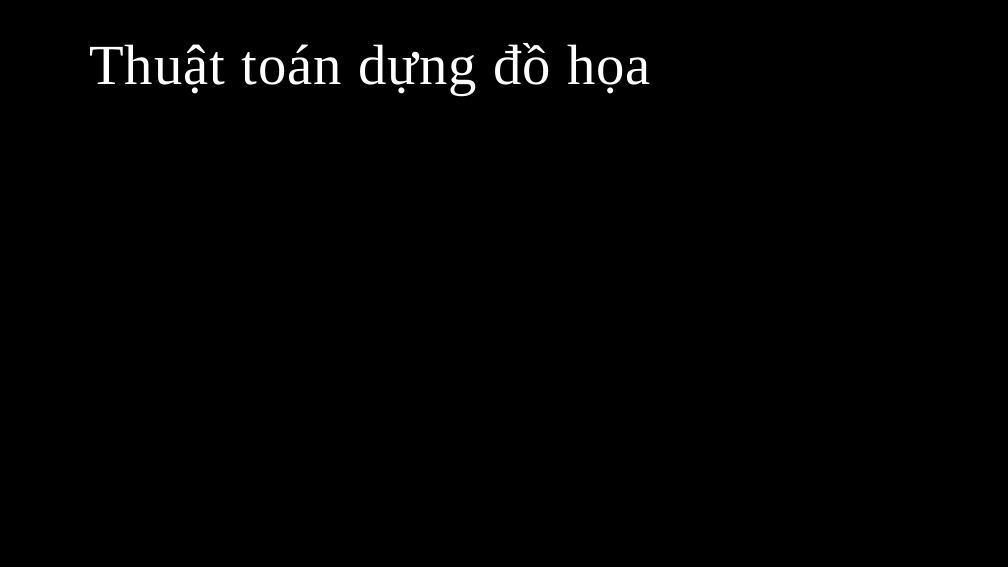
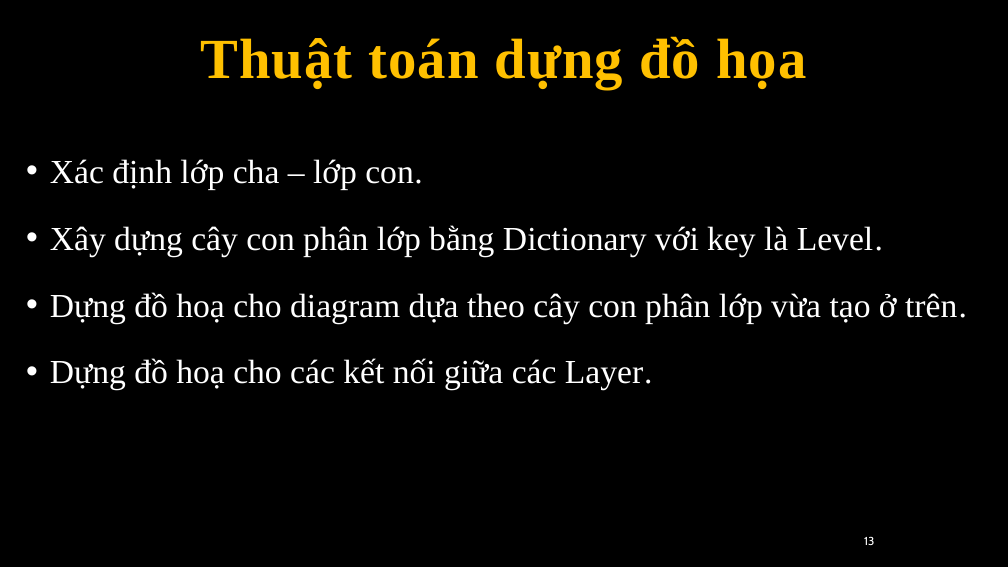
Before and after one commit to hqhoangvuong/DoAn1_CNTT, a slide deck: slide 14 of BaoCao.pptx (slide 19 before the commit). Drawn at 1008x567 pixels with LibreOffice and Linux fonts; fonts in the diff are those of the drawing; background and template pictures are left out. Boxes give left, top, right and bottom in pixels: in the first picture for what was removed or moved away, otherwise in the second. Text is boxed around its words. In the diff, an @@ line names an element or a change of style, - is before the commit and + after.

```diff
--- a/BaoCao.pptx
+++ b/BaoCao.pptx
@@ title "Thuật toán dựng đồ họa": place and size @@
-title "Thuật toán dựng đồ họa" at box(89, 43, 651, 95)
+title "Thuật toán dựng đồ họa" at box(200, 36, 806, 89)
@@ title "Thuật toán dựng đồ họa" at box(200, 36, 806, 89): text colour #FFFFFF to #FFC000, bold on; alignment left to centre @@
@@ text added at box(50, 159, 967, 390), 32 pt, text #FFFFFF @@
+• Xác định lớp cha – lớp con.
+• Xây dựng cây con phân lớp bằng Dictionary với key là Level.
+• Dựng đồ hoạ cho diagram dựa theo cây con phân lớp vừa tạo ở trên.
+• Dựng đồ hoạ cho các kết nối giữa các Layer.
@@ page number added at box(864, 536, 874, 545), 11 pt, text #FFFFFF @@
+13
```
Also in this commit, not shown: 14 other slides changed, 8 slides removed, 4 other files.
